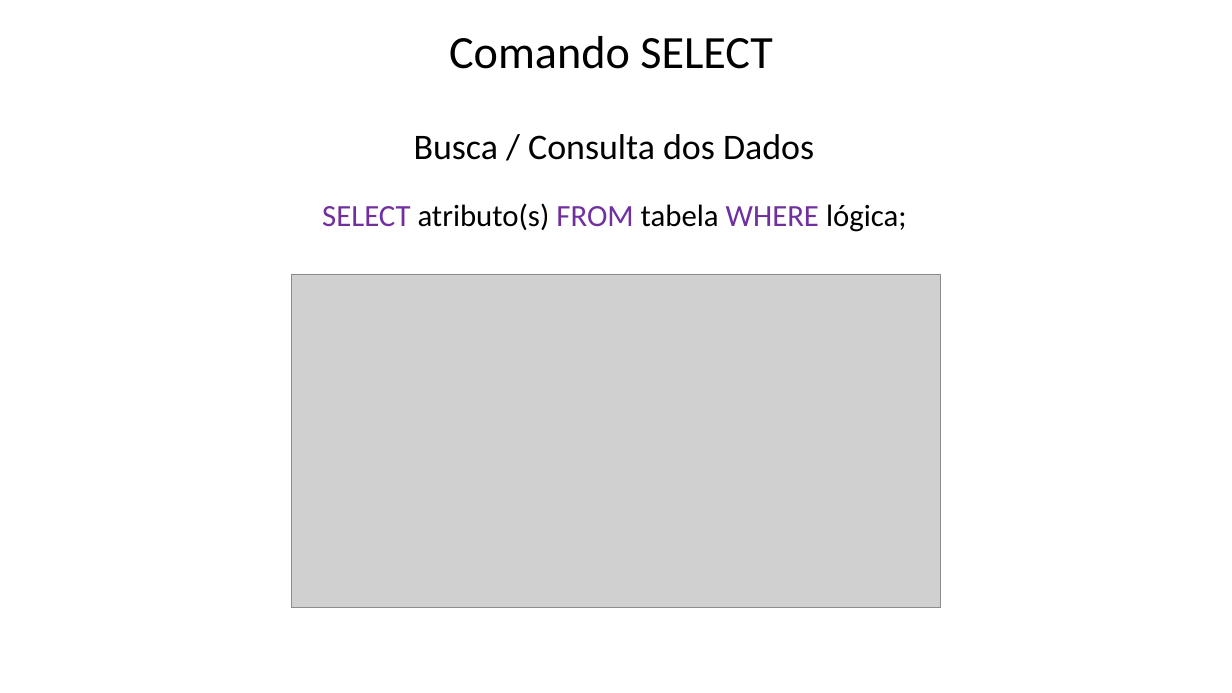
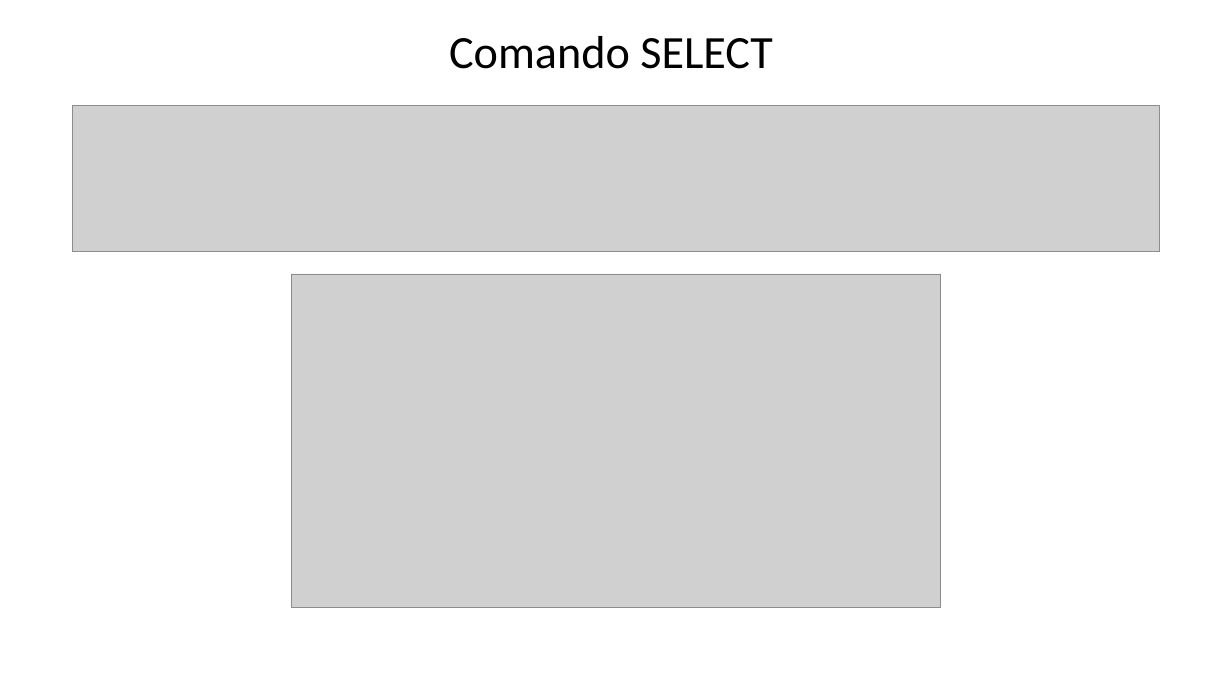
Before and after one commit to Felipe-Tagawa/C07-Monitoria, a slide deck: slide 7 of Aula 03/ComandosBásicos.pptx. Drawn at 1232x693 pixels with LibreOffice and Linux fonts; fonts in the diff are those of the drawing; grey boxes stand for pictures; background and template pictures are left out. Boxes give left, top, right and bottom in pixels: in the first picture for what was removed or moved away, otherwise in the second. Text is boxed around its words. In the diff, an @@ line names an element or a change of style, - is before the commit and + after.

```diff
--- a/Aula 03/ComandosBásicos.pptx
+++ b/Aula 03/ComandosBásicos.pptx
@@ picture added at (72,106,1160,252) @@
@@ text removed at (414,134,814,160) @@
-Busca / Consulta dos Dados
@@ text removed at (322,203,907,232) @@
-SELECT atributo(s) FROM tabela WHERE lógica;
```
Also in this commit, not shown: 4 other slides changed, 12 slides added, 6 slides removed, 1 other file.
